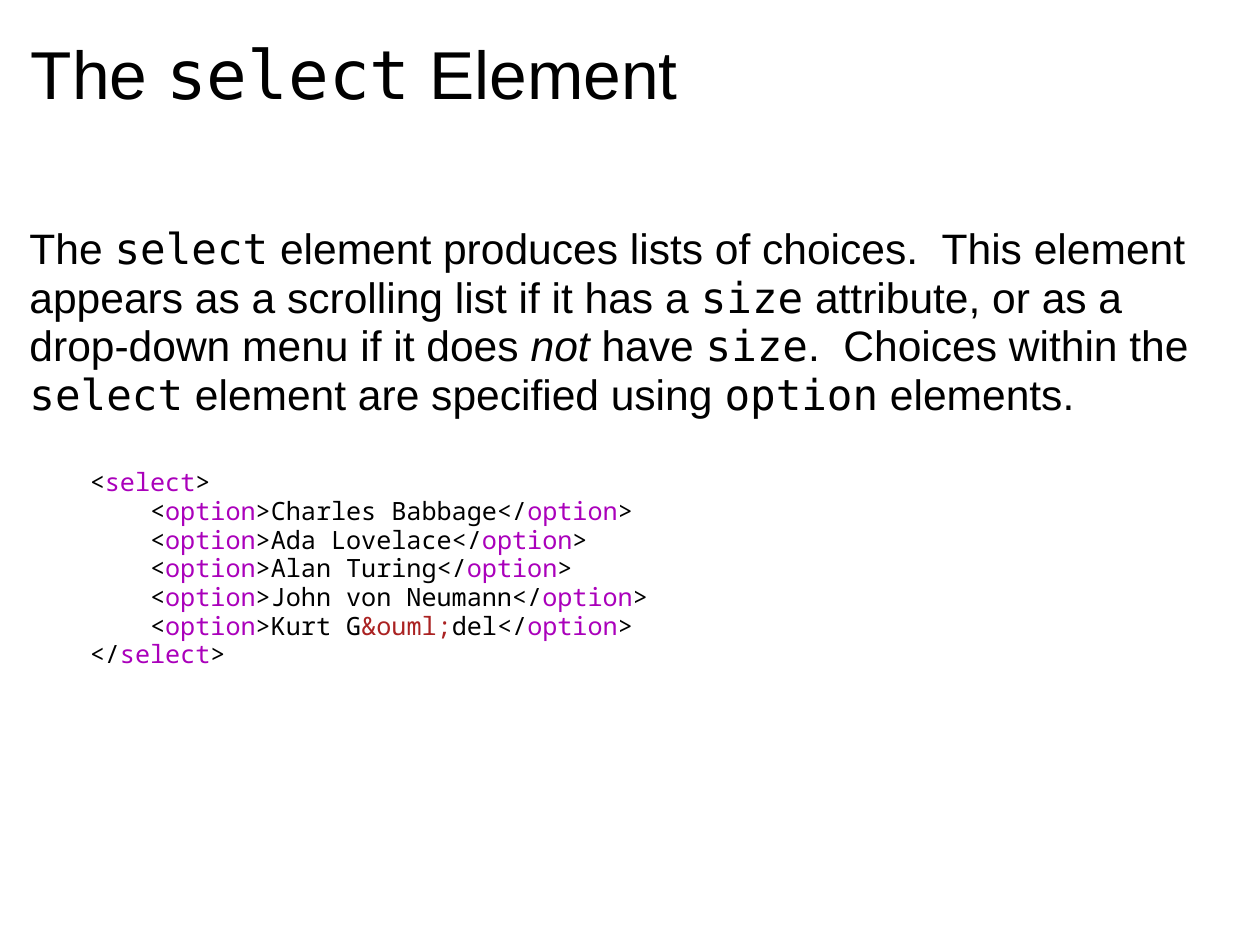
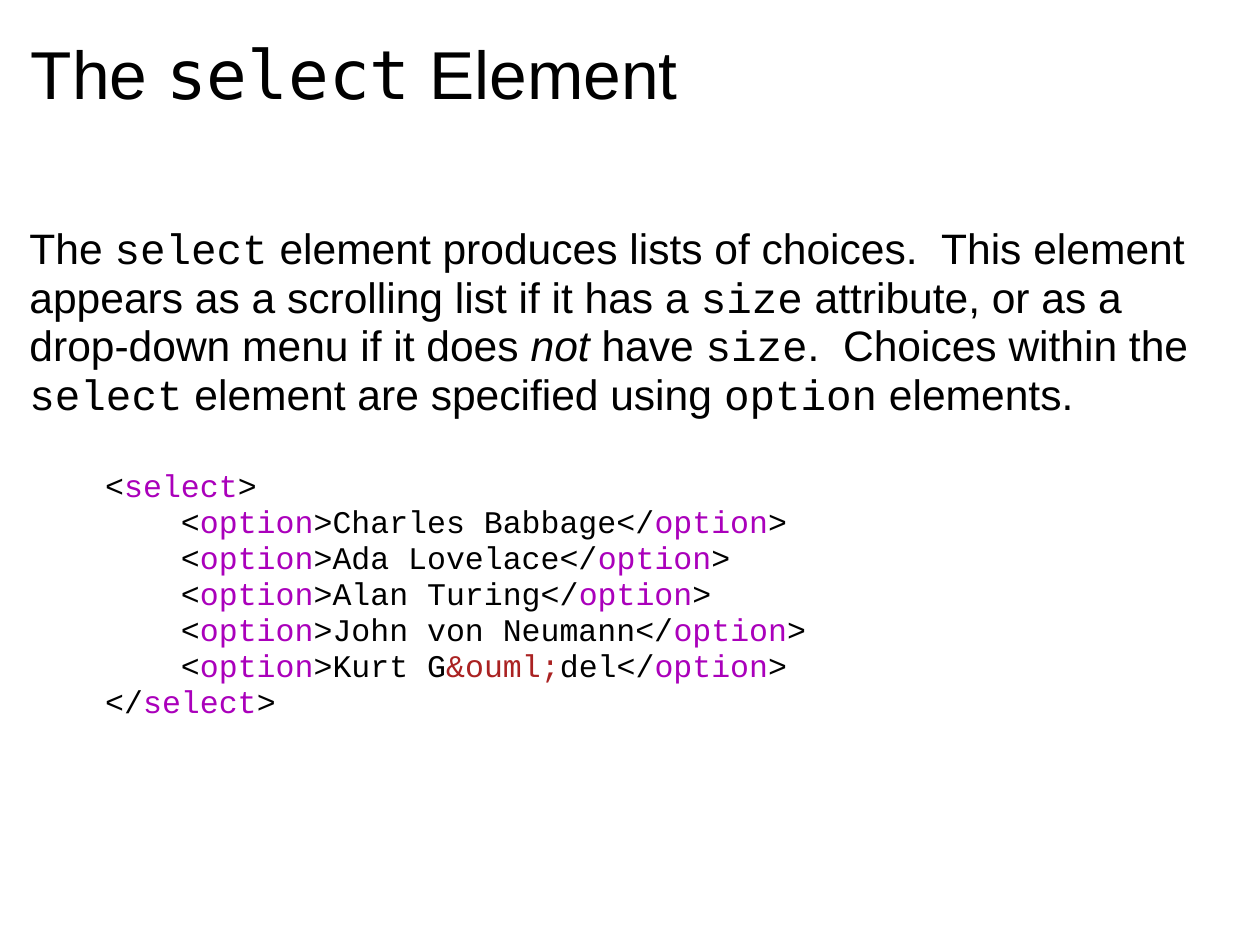
Before and after one commit to dondi/javascript-book, a slide deck: slide 9 of presentations/Chapter_6_Presentation.ppt. Drawn at 1260x945 pixels with LibreOffice and Linux fonts; fonts in the diff are those of the drawing; background and template pictures are left out. Boxes give left, top, right and bottom in pixels: in the first picture for what was removed or moved away, otherwise in the second. Text is boxed around its words. In the diff, an @@ line names an element or a change of style, - is before the commit and + after.

```diff
--- a/presentations/Chapter_6_Presentation.ppt
+++ b/presentations/Chapter_6_Presentation.ppt
@@ text "The select element produces lists ..." at bbox=[29, 233, 1188, 714]: size 16 to 20 pt, font Noto Sans Mono to Courier New in "<select> <option>Charles Babbage</option> <option>Ada Lovela ..."; font DejaVu Sans Mono to Courier New in "select size size. select option" @@
```
Also in this commit, not shown: 8 other slides changed, 1 other file.
